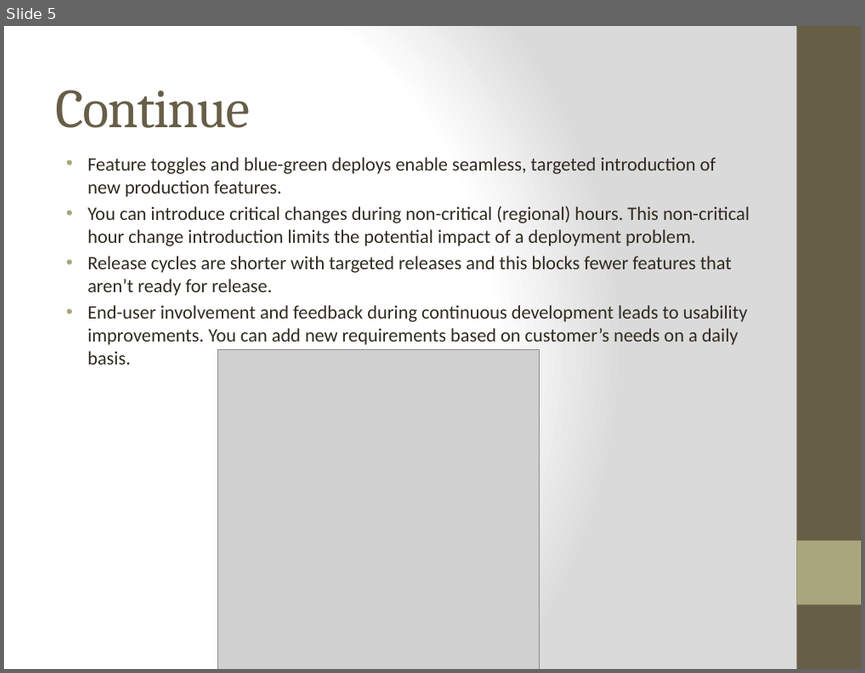
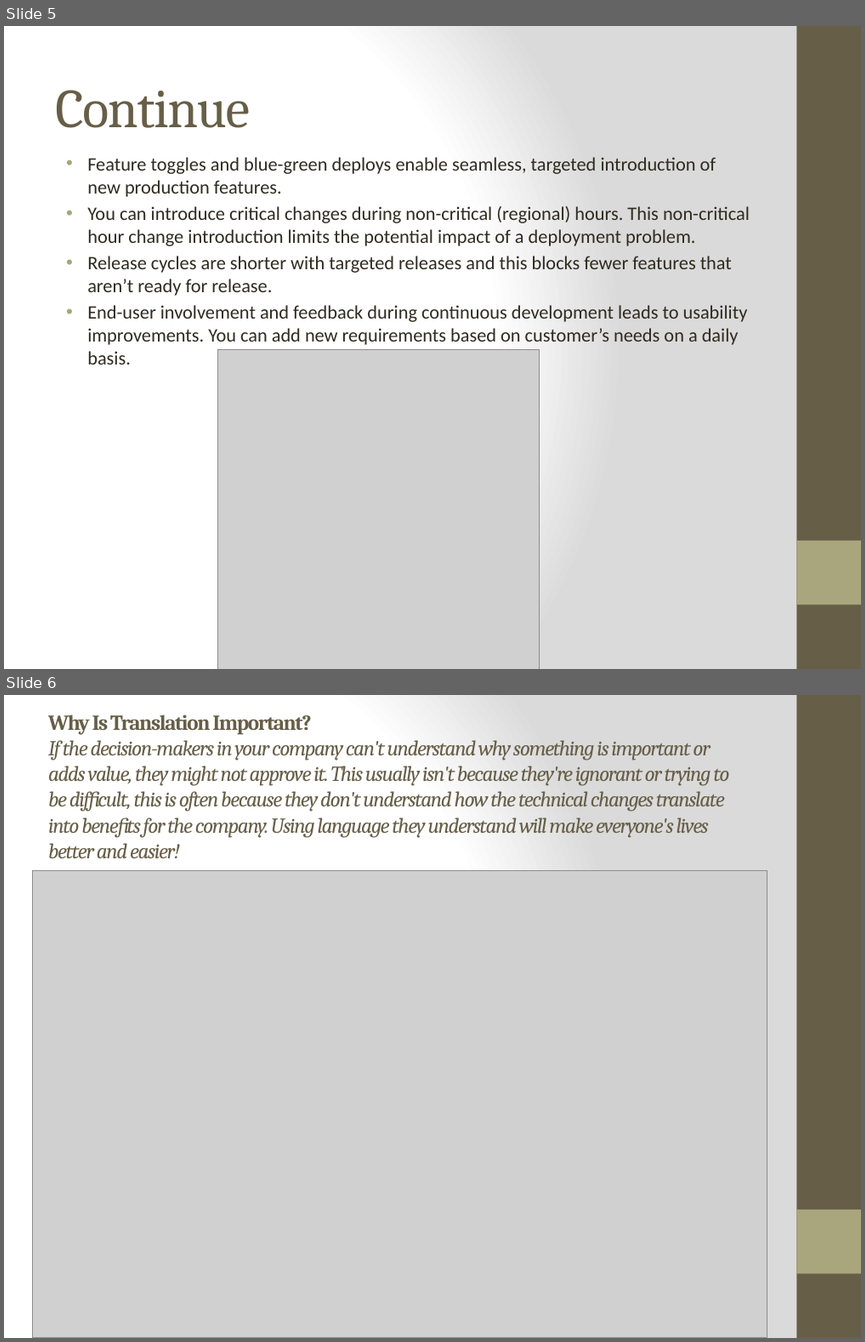
Before and after one commit to KhaledAssasa/udapeople-cicd, a slide deck: presentaion.pptx. Shown one above the other, each under a label of ours: slide 5 before the commit, slides 5 and 6 after it. The pictures are 865x673 and 865x1342 pixels, drawn with LibreOffice and Linux fonts; fonts in the diff are those of the drawing; grey boxes stand for pictures. Boxes give left, top, right and bottom in pixels: in the first picture for what was removed or moved away, otherwise in the second. Text is boxed around its words. In the diff, an @@ line names an element or a change of style, - is before the commit and + after.

```diff
--- a/presentaion.pptx
+++ b/presentaion.pptx
@@ slide 6 added at (x1=4, y1=695, x2=861, y2=1338), background gradient #FFFFFF to #DADADA; not listed: 2 template elements that a slide beside it also shows @@
@@ title added at (x1=48, y1=740, x2=729, y2=858), 18 pt, text #675E47, italic @@
+Why Is Translation Important?
+If the decision-makers in your company can't understand why something is important or adds value, they might not approve it. This usually isn't because they're ignorant or trying to be difficult, this is often because they don't understand how the technical changes translate into benefits for the company. Using language they understand will make everyone's lives better and easier!
@@ picture added at (x1=32, y1=871, x2=766, y2=1338) @@
```
Also in this commit, not shown: 1 other file.
